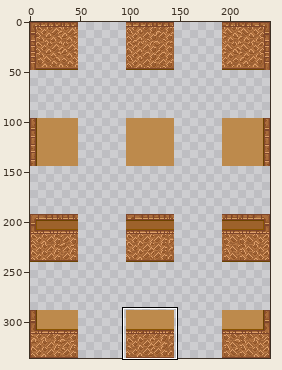
Two states of a sprite sheet, Smaug4/Assets/_Game/Arts/Tilesets/tileset_pre.png. Above: a wide view before the commit, with the close-up outlined.
Close-up. Before the edit:
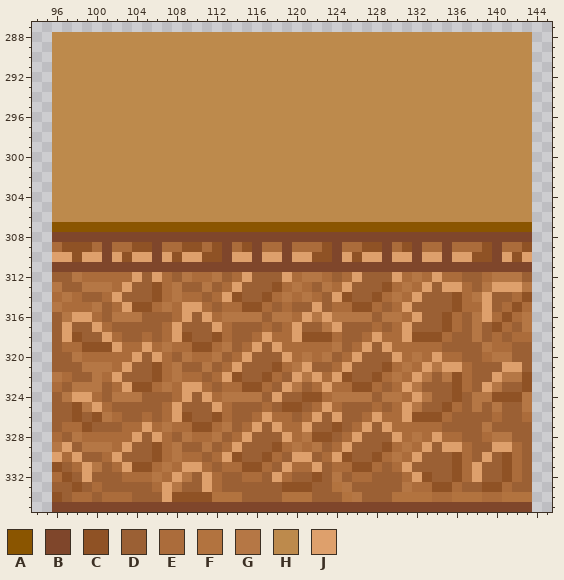
The file is 240x336 pixels. Colours within 5 levels of each other are drawn and written as one. Shown: x 94..145, y 287..335. The commit also changed other parts of the picture, which this record leaves out.
Palette (. is transparent): A #8a5500  B #7f462b  C #8f5225  D #9b6034  E #ab6c3b  F #b2733f  G #b57745  H #bd8a4c  J #dea06c
Pixels before (only the part around the change), first column x 94:
287 ....................................................
288 ..HHHHHHHHHHHHHHHHHHHHHHHHHHHHHHHHHHHHHHHHHHHHHHHH..
289 ..HHHHHHHHHHHHHHHHHHHHHHHHHHHHHHHHHHHHHHHHHHHHHHHH..
290 ..HHHHHHHHHHHHHHHHHHHHHHHHHHHHHHHHHHHHHHHHHHHHHHHH..
291 ..HHHHHHHHHHHHHHHHHHHHHHHHHHHHHHHHHHHHHHHHHHHHHHHH..
292 ..HHHHHHHHHHHHHHHHHHHHHHHHHHHHHHHHHHHHHHHHHHHHHHHH..
293 ..HHHHHHHHHHHHHHHHHHHHHHHHHHHHHHHHHHHHHHHHHHHHHHHH..
294 ..HHHHHHHHHHHHHHHHHHHHHHHHHHHHHHHHHHHHHHHHHHHHHHHH..
295 ..HHHHHHHHHHHHHHHHHHHHHHHHHHHHHHHHHHHHHHHHHHHHHHHH..
296 ..HHHHHHHHHHHHHHHHHHHHHHHHHHHHHHHHHHHHHHHHHHHHHHHH..
297 ..HHHHHHHHHHHHHHHHHHHHHHHHHHHHHHHHHHHHHHHHHHHHHHHH..
298 ..HHHHHHHHHHHHHHHHHHHHHHHHHHHHHHHHHHHHHHHHHHHHHHHH..
299 ..HHHHHHHHHHHHHHHHHHHHHHHHHHHHHHHHHHHHHHHHHHHHHHHH..
300 ..HHHHHHHHHHHHHHHHHHHHHHHHHHHHHHHHHHHHHHHHHHHHHHHH..
301 ..HHHHHHHHHHHHHHHHHHHHHHHHHHHHHHHHHHHHHHHHHHHHHHHH..
302 ..HHHHHHHHHHHHHHHHHHHHHHHHHHHHHHHHHHHHHHHHHHHHHHHH..
303 ..HHHHHHHHHHHHHHHHHHHHHHHHHHHHHHHHHHHHHHHHHHHHHHHH..
304 ..HHHHHHHHHHHHHHHHHHHHHHHHHHHHHHHHHHHHHHHHHHHHHHHH..
305 ..HHHHHHHHHHHHHHHHHHHHHHHHHHHHHHHHHHHHHHHHHHHHHHHH..
306 ..HHHHHHHHHHHHHHHHHHHHHHHHHHHHHHHHHHHHHHHHHHHHHHHH..
307 ..AAAAAAAAAAAAAAAAAAAAAAAAAAAAAAAAAAAAAAAAAAAAAAAA..
308 ..BBBBBBBBBBBBBBBBBBBBBBBBBBBBBBBBBBBBBBBBBBBBBBBB..
309 ..ECCCEBEECCBEECCECBECBEEBEEECBEECCBECBEEBEEECBEEC..
310 ..JJCJJBJCJJBJCJJCCBJJBJJBJJCCBJCJJBJJBJJBJJCCBJCJ..
311 ..BBBBBBBBBBBBBBBBBBBBBBBBBBBBBBBBBBBBBBBBBBBBBBBB..
312 ..DDGEEEEEJDJEDGEEGDEJDDDJEGGEDEJDDDJEGEJEEDDEGGGD..
313 ..GDDGGGEJDDCEGDDGDEJDDDCEGEDGEJDDDCEGEJDJJEDGJJJG..
314 ..EGEDDEJDDDCEGEEDEJCDDCEGEGEDJCDDCEGEJDDDCEGJDDEC..
315 ..GEEEGDEJCCEGEJJEDEECCEDEDDJDEECCEDEJDDDDCEEJDECE..
316 ..DGJJEDGGGDDDEJDJEGGGGDGGEJGJGGGGDGGEJDDCEDGJECEG..
317 ..DJDDJEDDDDDEJDDDJEDDDEDEJDDGJDDDEDEJDDDCEDGDCEDG..
318 ..DJCDDJEDDEDEJCDDCEDDEJEEJCCCEDDEJEEJCCCEDDGDEDEE..
319 ..DEECCCJEEJEGEECCEGDEJDJEEEEEGDEJDJEEEEEDDDDGEEDD..
320 ..DDGEEEEEJDJEDGEEGDEJDDDJEGEGDEJDDDJEGEJEEDDEGGDD..
The same view after the edit:
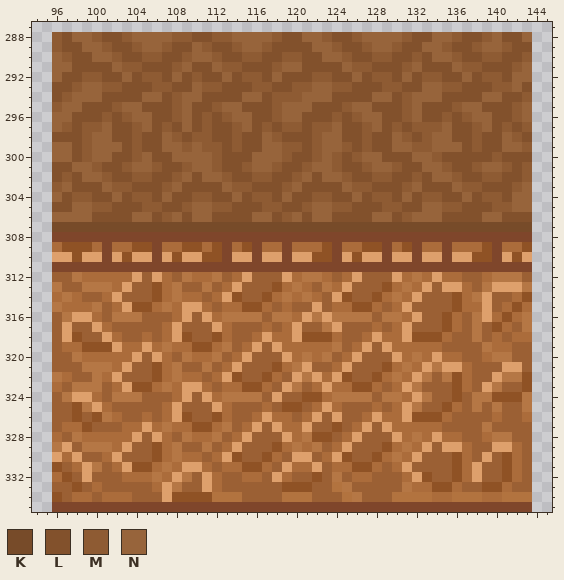
Colours new in this view: K #774b29  L #82512c  M #8e5b33  N #97643b
Diff:
Changed rows in their new state; - is an unchanged pixel.
first column x 96:
288 MLNNMLLMNNNNMMLLMMNNNNMLLNNMLLMNNNNMLLNNMLLMNLLN
289 MLLNNMLLMNNMLLNMLLMNNMLLLLNNMLLMNNMLLNNMLLMNNMLL
290 NMLLNNMLLMMLLMNNMLLMMLLMMLLNNMLLMMLLMLNNMLLMMLLM
291 NNLLLLNMMLLLMNLLNMMLLLMNNLLLLNMMLLLMNLLLNMMLLLMN
292 NLLMMLLNLMMLNLMLLNLMMLNLLLMMLLNLMMLNLMMLLNLMMLNN
293 LLMNNMMLLLMMLLNMMLLLMMLLMMNNMMLLLMMLLNNMMLLLMMNL
294 LMNNNLLLLNNLMNNLLLLNNLMMMNNNLLLLNNLMNNNLLLLNNLLM
295 MNNLLLMNNLLLMNLLMNNLLLMNNNLLLMNNLLLMNLLLMNNLLLMN
296 NNLLLMLMNNLLMNLMLMNNLLMNNLLLMLMNNLLMNLLMLMNNLLMN
297 NMLMMNLLMNLMLNLMLLMNLMLMMLMMNLLMNLMLMMMNLLMNLMLM
298 LLLMNNLLMLLNMLMMLLMLLNMLLLMNNLLMLLNMLMNNLLMLLNML
299 NNLMNNNLMLLNNMNMMLMLLNNMMLMNNMLMLLNNMMNNNLMLLNNM
300 NNLMNNLLMNLLNNNNMLLLNNNMLLMNMLMNNLLLNNMLLLLLMLLL
301 LLNNMLLMNNMLLMNNMLLMNNMLLMNNMLLMNNMLLNNMLLMNNMLM
302 LMLNNMLLMMLLMNLNNMLLMMLLMNLNNMLLMMLLMLNNMLLMMLLM
303 MNLLLNMMLLLMNLLLLNMMLLLMNLLLLNMMLLLMNLLLNMMLLLMN
304 NLMMLLNLMMLNLLMMLLNLMMLNLLMMLLNLMMLNLMMLLNLMMLNN
305 LLNNMMLLLMMLLMNNMMLLLMMLLMNNMMLLLMMLLNNMMLLLMMNN
306 NNNNLLLLNNLMNLNNLLLLNNLMNLNNLLLLNNLMNNNLLLLNNLLL
307 KKKKKKKKKKKKKKKKKKKKKKKKKKKKKKKKKKKKKKKKKKKKKKKK
